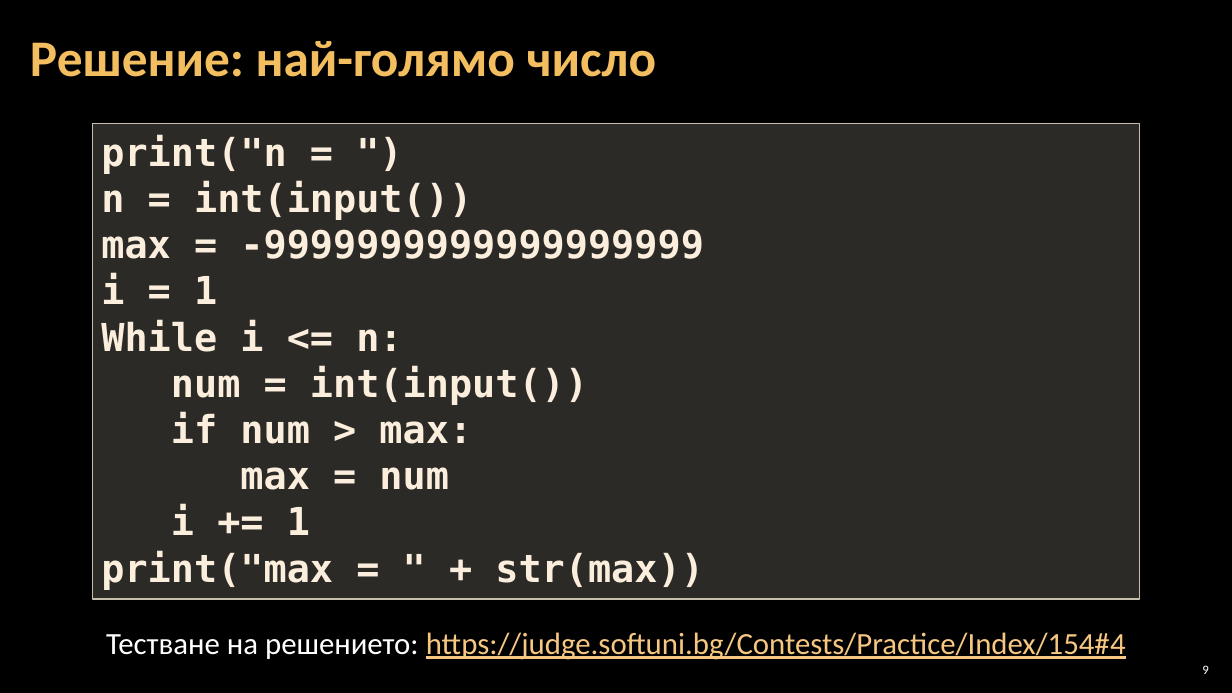
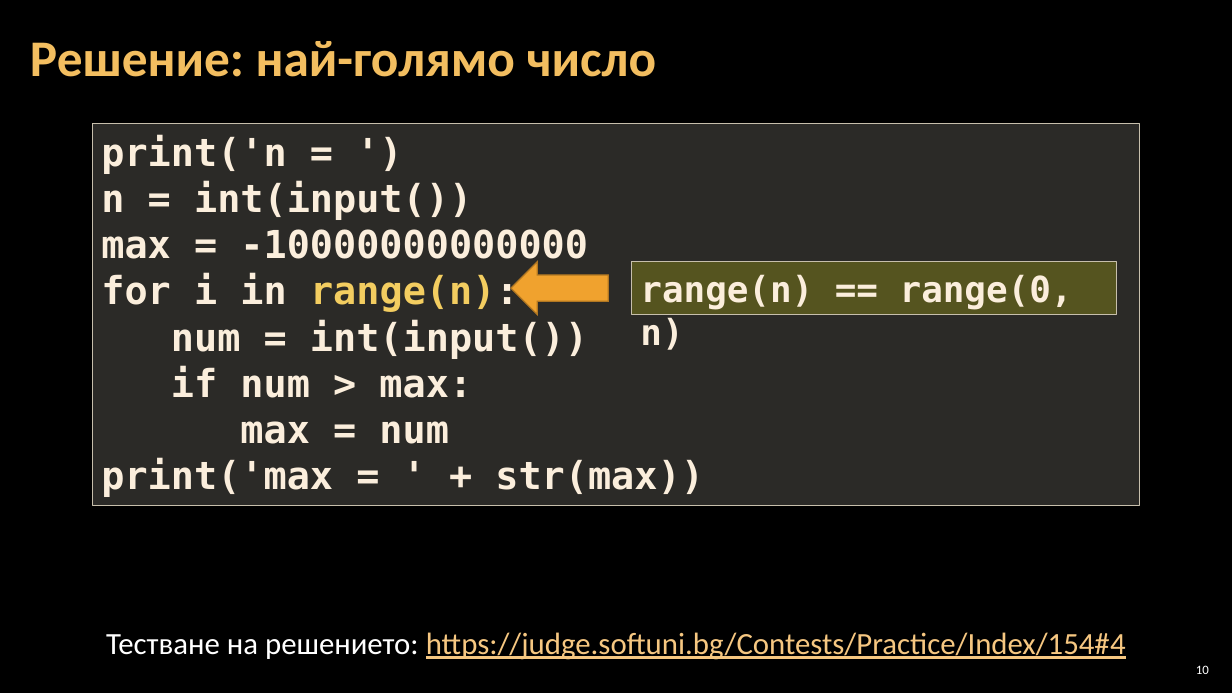
Before and after one commit to Software-University/Python-Basics, a slide deck: slide 10 of 5. Loops/5. Loops.pptx (slide 9 before the commit). Drawn at 1232x693 pixels with LibreOffice and Linux fonts; fonts in the diff are those of the drawing; background and template pictures are left out. Boxes give left, top, right and bottom in pixels: in the first picture for what was removed or moved away, otherwise in the second. Text is boxed around its words. In the diff, an @@ line names an element or a change of style, - is before the commit and + after.

```diff
--- a/5. Loops/5. Loops.pptx
+++ b/5. Loops/5. Loops.pptx
@@ rectangle "print('n = ')" resized from (x1=92, y1=123, x2=1140, y2=599) to (x1=92, y1=123, x2=1140, y2=506) @@
@@ text in rectangle at (x1=101, y1=134, x2=286, y2=174): text changed @@
-print("n = ")
+print('n = ')
@@ text in rectangle at (x1=101, y1=229, x2=588, y2=312): text changed @@
-max = -9999999999999999999
-i = 1
-While i <= n:
+max = -10000000000000
+for i in range(n):
@@ left arrow added at (x1=511, y1=262, x2=608, y2=314), fill #F0A22E, outline #B27822 1 pt @@
@@ rectangle added at (x1=631, y1=262, x2=1116, y2=314), fill #FFFF00 at 20% opacity, outline #C7BFAC 1 pt, 28 pt, text #FBEEDC, bold @@
+range(n) == range(0, n)
@@ text in rectangle at (x1=101, y1=458, x2=704, y2=497): text changed @@
-i += 1
-print("max = " + str(max))
+print('max = ' + str(max))
@@ page number at (x1=1196, y1=665, x2=1209, y2=674): text changed @@
-9
+10
```
Also in this commit, not shown: 13 other slides changed, 1 slide added, 13 other files.
